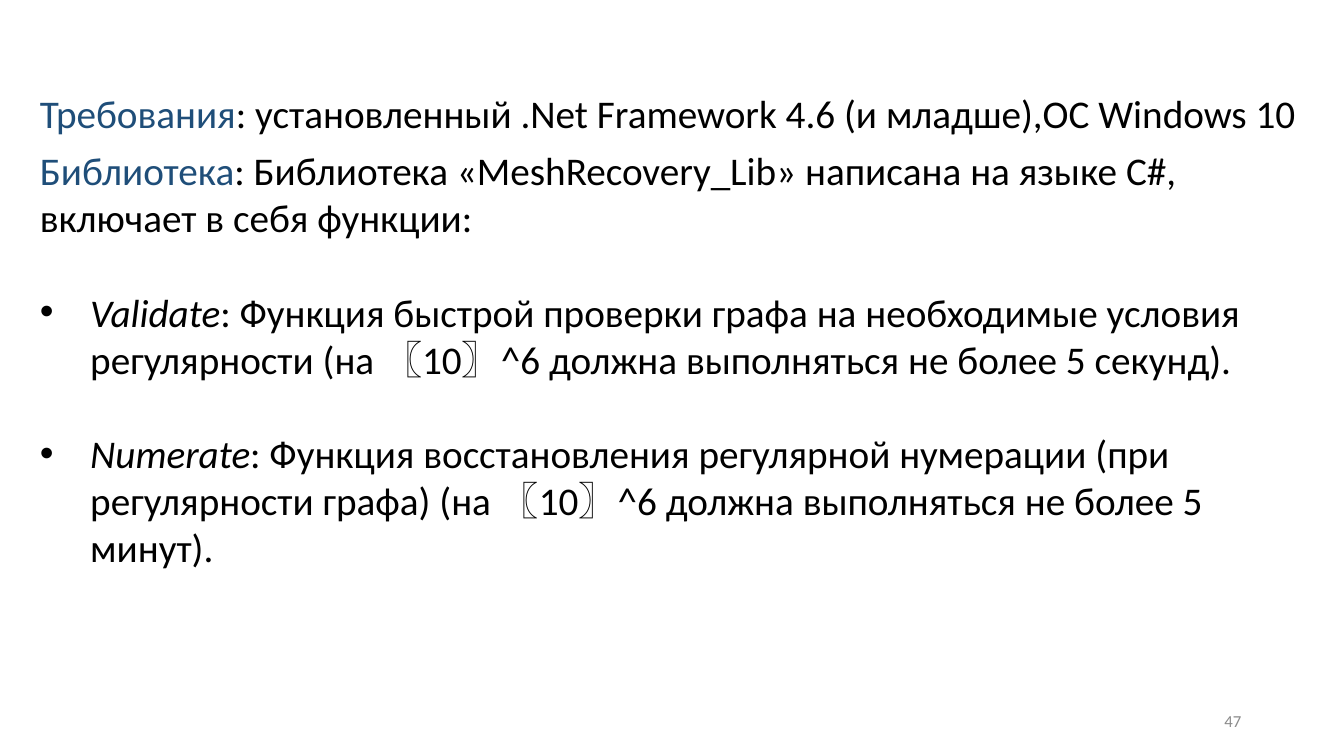
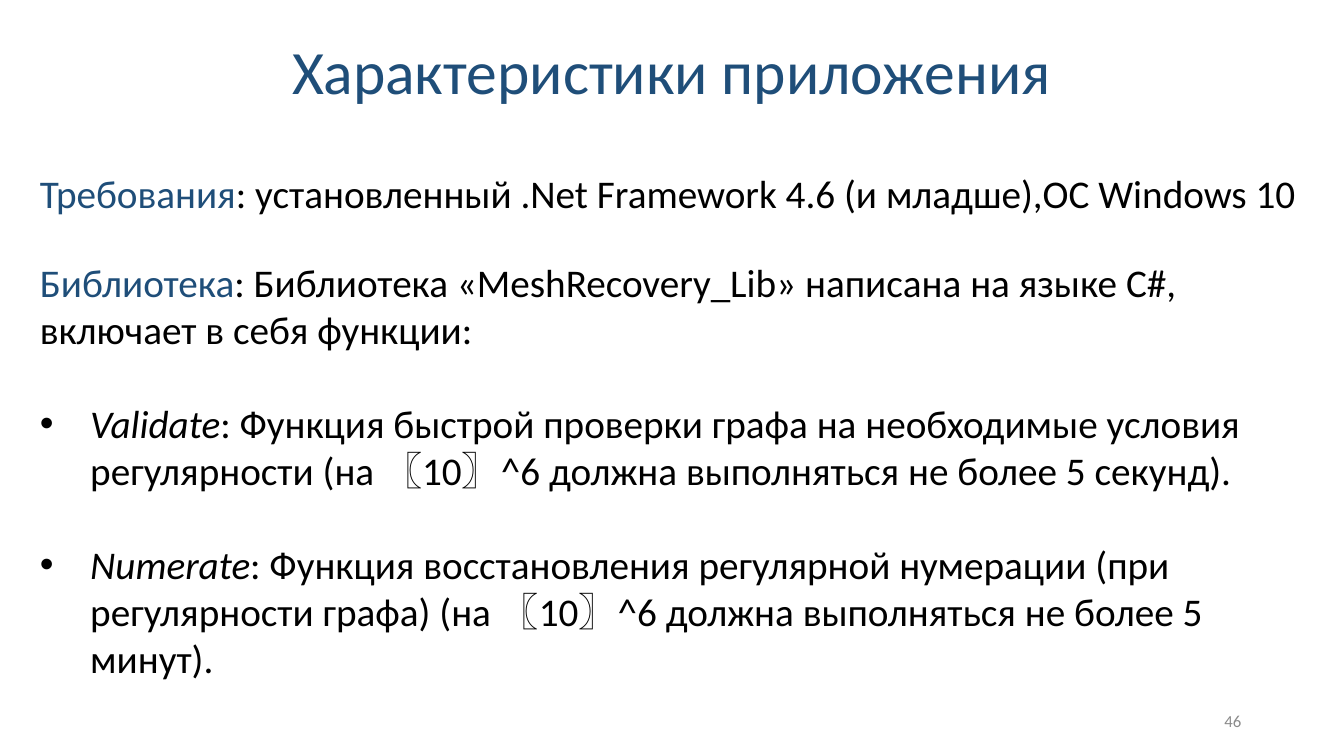
Before and after one commit to Linserous/NumericalGridGeneration, a slide deck: slide 46 of docs/Презентация v0.8.1.pptx (slide 47 before the commit). Drawn at 1344x756 pixels with LibreOffice and Linux fonts; fonts in the diff are those of the drawing. Boxes give left, top, right and bottom in pixels: in the first picture for what was removed or moved away, otherwise in the second. Text is boxed around its words. In the diff, an @@ line names an element or a change of style, - is before the commit and + after.

```diff
--- a/docs/Презентация v0.8.1.pptx
+++ b/docs/Презентация v0.8.1.pptx
@@ text added at bbox=[292, 54, 1051, 104], 44 pt, text #1F4E79 @@
+Характеристики приложения
@@ text "Требования: установленный .Net Framework 4.6 ...": place and size @@
-text "Требования: установленный .Net Framework 4.6 ..." at bbox=[40, 99, 1296, 135]
+text "Требования: установленный .Net Framework 4.6 ..." at bbox=[40, 179, 1296, 215]
@@ text "Библиотека: Библиотека «MeshRecovery_Lib» написана на ...": place and size @@
-text "Библиотека: Библиотека «MeshRecovery_Lib» написана на ..." at bbox=[40, 157, 1240, 569]
+text "Библиотека: Библиотека «MeshRecovery_Lib» написана на ..." at bbox=[40, 269, 1240, 680]
@@ page number at bbox=[1224, 716, 1241, 727]: text changed @@
-47
+46
```
Also in this commit, not shown: 9 other slides changed, 1 slide removed.
